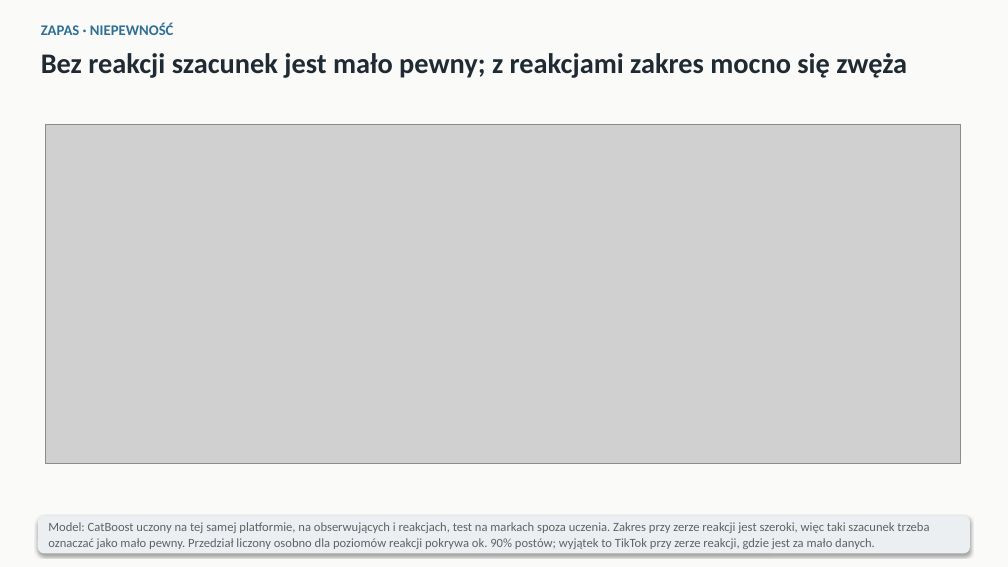
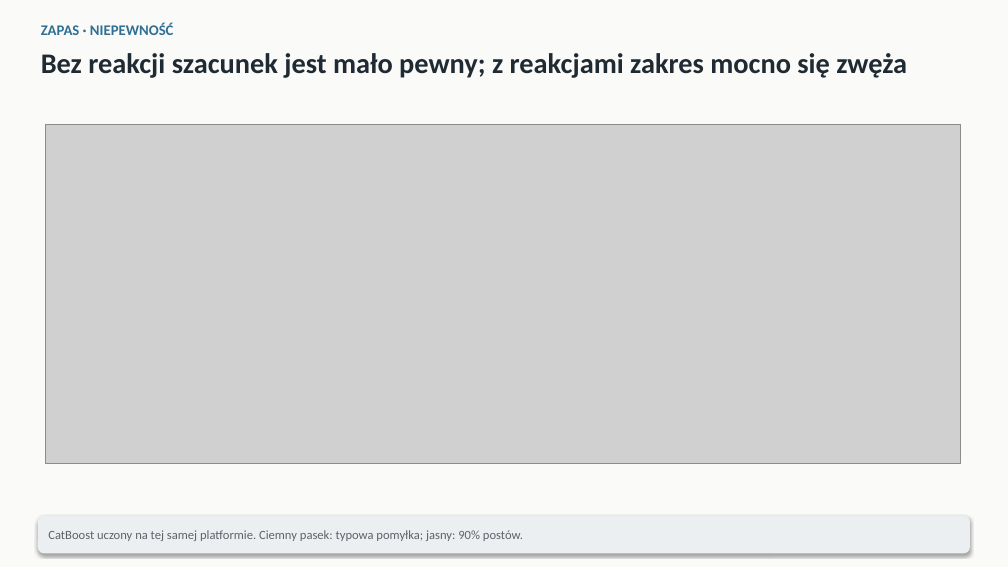
Before and after one commit to mikolaj-olesinski/Digital-Media-Analysis-PWR, a slide deck: slide 5 of pitchdeck/class_pl.pptx. Drawn at 1008x567 pixels with LibreOffice and Linux fonts; fonts in the diff are those of the drawing; grey boxes stand for pictures. Boxes give left, top, right and bottom in pixels: in the first picture for what was removed or moved away, otherwise in the second. Text is boxed around its words. In the diff, an @@ line names an element or a change of style, - is before the commit and + after.

```diff
--- a/pitchdeck/class_pl.pptx
+++ b/pitchdeck/class_pl.pptx
@@ text at box(48, 530, 523, 541): text changed @@
-Model: CatBoost uczony na tej samej platformie, na obserwujących i reakcjach, test na markach spoza uczenia. Zakres przy zerze reakcji jest szeroki, więc taki szacunek trzeba oznaczać jako mało pewny. Przedział liczony osobno dla poziomów reakcji pokrywa ok. 90% postów; wyjątek to TikTok przy zerze reakcji, gdzie jest za mało danych.
+CatBoost uczony na tej samej platformie. Ciemny pasek: typowa pomyłka; jasny: 90% postów.
```
Also in this commit, not shown: 4 other slides changed, 4 other files.
